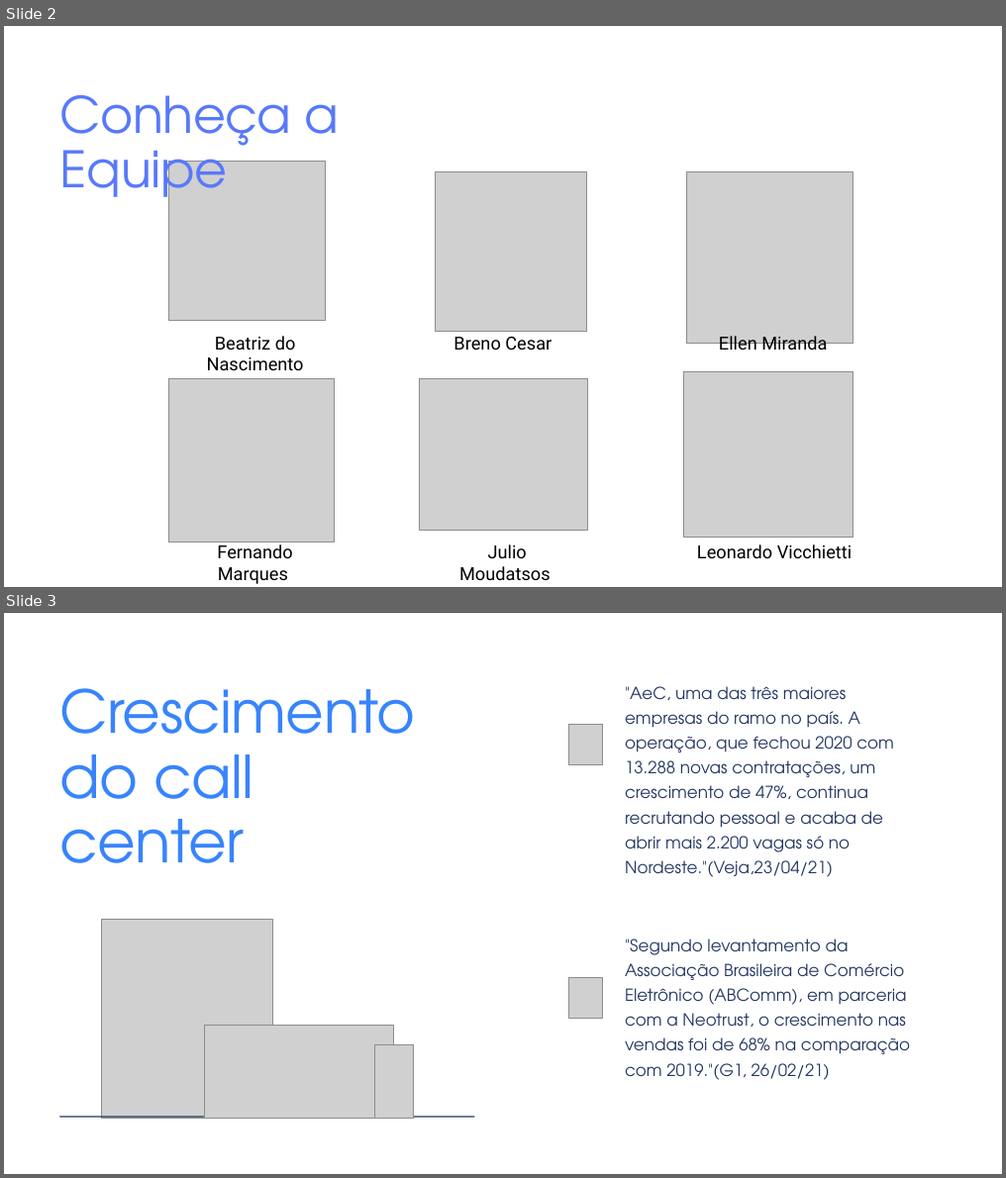
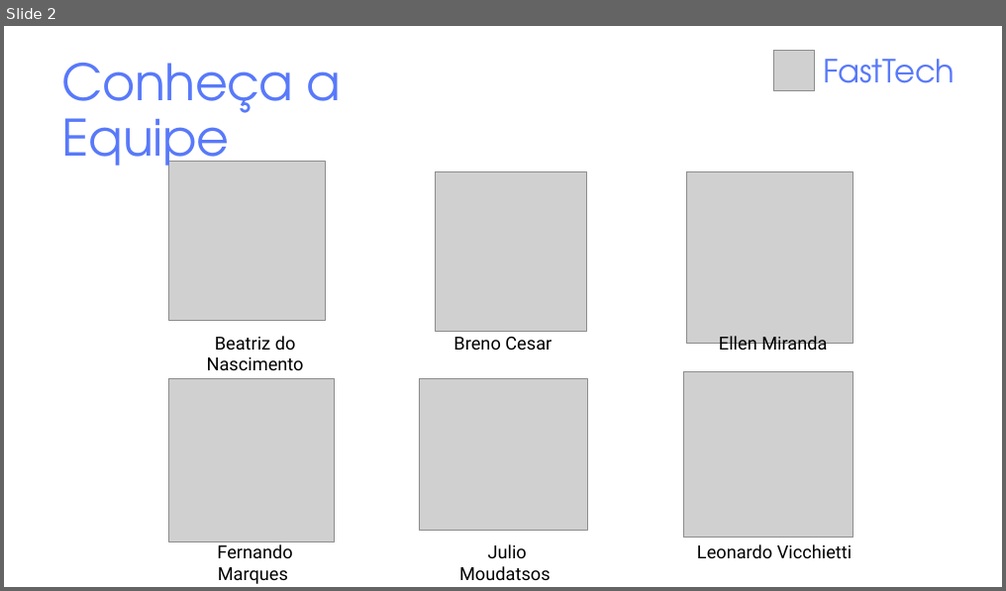
Before and after one commit to Grupo-1-adsa/Grupo-1-adsa, a slide deck: Documentação/PPT/FastTech.pptx. Shown one above the other, each under a label of ours: slides 2 and 3 before the commit, slide 2 after it. The pictures are 1006x1178 and 1006x591 pixels, drawn with LibreOffice and Linux fonts; fonts in the diff are those of the drawing; grey boxes stand for pictures. Boxes give left, top, right and bottom in pixels: in the first picture for what was removed or moved away, otherwise in the second. Text is boxed around its words. In the diff, an @@ line names an element or a change of style, - is before the commit and + after.

```diff
--- a/Documentação/PPT/FastTech.pptx
+++ b/Documentação/PPT/FastTech.pptx
@@ slide 3 removed at bbox=[4, 613, 1002, 1174], background #FFFFFF @@
@@ text removed at bbox=[60, 688, 416, 863] @@
-Crescimento do call center
@@ text removed at bbox=[625, 686, 894, 877] @@
-"AeC, uma das três maiores empresas do ramo no país. A operação, que fechou 2020 com 13.288 novas contratações, um crescimento de 47%, continua recrutando pessoal e acaba de abrir mais 2.200 vagas só no Nordeste."(Veja,23/04/21)
@@ picture removed at bbox=[569, 724, 602, 764] @@
@@ text removed at bbox=[625, 939, 910, 1080] @@
-"Segundo levantamento da Associação Brasileira de Comércio Eletrônico (ABComm), em parceria com a Neotrust, o crescimento nas vendas foi de 68% na comparação com 2019."(G1, 26/02/21)
@@ picture removed at bbox=[569, 977, 602, 1019] @@
@@ group removed at bbox=[59, 919, 474, 1119]: 3 pictures, 1 line @@
@@ slide 2 changed as well @@
@@ picture added at bbox=[773, 50, 814, 91] @@
@@ text "Conheça a Equipe": place and size @@
-text "Conheça a Equipe" at bbox=[60, 95, 340, 211]
+text "Conheça a Equipe" at bbox=[62, 63, 342, 179]
@@ text added at bbox=[823, 59, 954, 83], 46.1 pt, text #5879FA @@
+FastTech
```
Also in this commit, not shown: 5 other slides changed, 7 slides added, 6 other slides removed.
